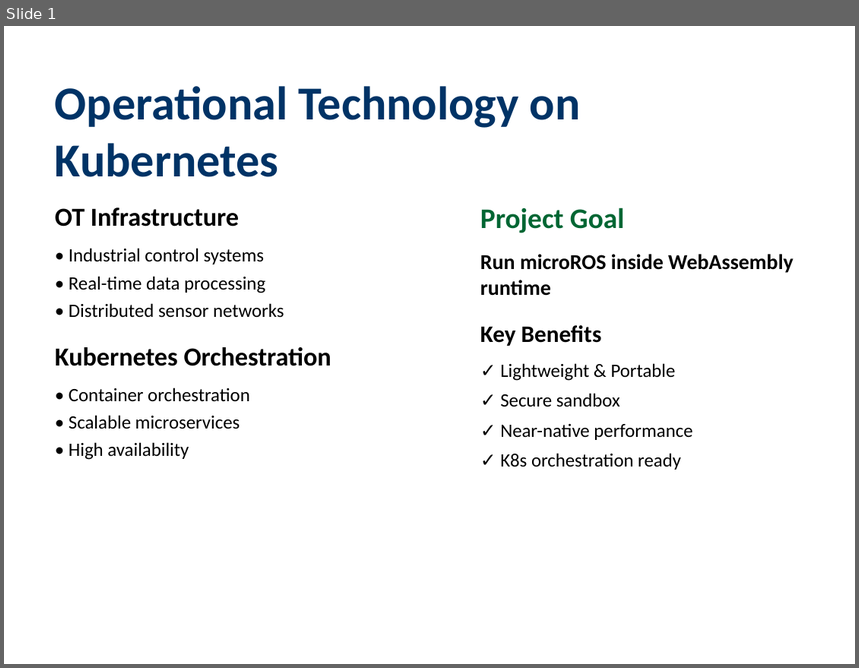
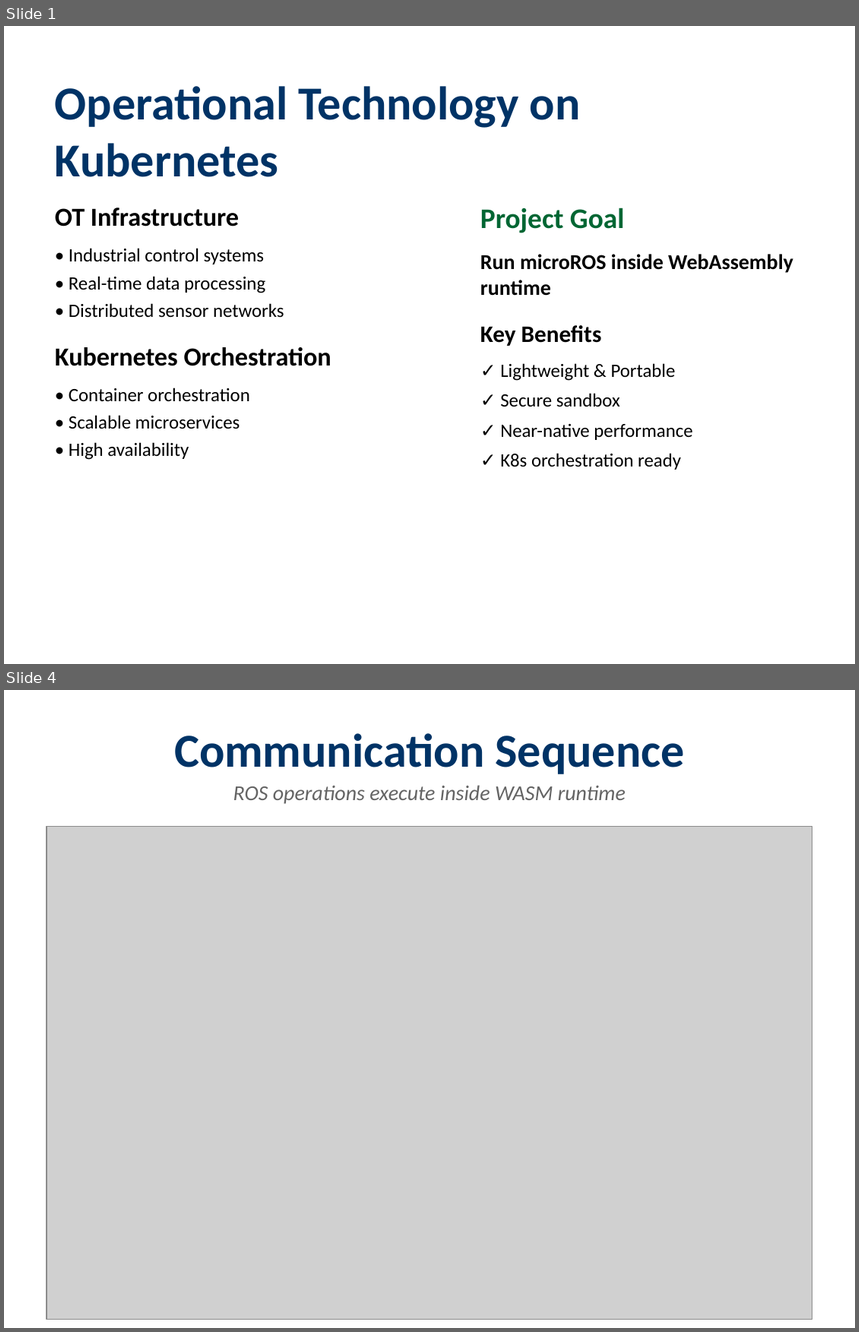
Before and after one commit to lucadagati/ros_wasm_example, a slide deck: microROS_WASM_K8s_Feasibility.pptx. Shown one above the other, each under a label of ours: slide 1 before the commit, slides 1 and 4 after it; the slides between them are not shown. The pictures are 859x668 and 859x1332 pixels, drawn with LibreOffice and Linux fonts; fonts in the diff are those of the drawing; grey boxes stand for pictures. Boxes give left, top, right and bottom in pixels: in the first picture for what was removed or moved away, otherwise in the second. Text is boxed around its words. In the diff, an @@ line names an element or a change of style, - is before the commit and + after.

Commit message:
Final PPTX: All diagrams show ROS executing INSIDE WASM runtime
- Recreated all PlantUML diagrams with explicit ROS-in-WASM labels
- Updated PPTX structure: 7 slides with clear architecture and workflow
- All diagrams emphasize: ROS code compiled to WASM, executed by WASM runtime
- No external ROS process, direct WASM-to-WASM communication
- Complete architecture schema and workflow diagrams included
- All PNG regenerated with updated visualizations

```diff
--- a/microROS_WASM_K8s_Feasibility.pptx
+++ b/microROS_WASM_K8s_Feasibility.pptx
@@ slide 4 added at [4,690,855,1328], background #FFFFFF @@
@@ text added at [174,733,684,774], 40 pt, text #003366, bold @@
+Communication Sequence
@@ text added at [234,785,626,804], 18 pt, text #646464, italic @@
+ROS operations execute inside WASM runtime
@@ picture added at [47,826,813,1320] @@
```
Also in this commit, not shown: 4 slides changed, 1 other slide added, 6 slides removed, 9 other files.
